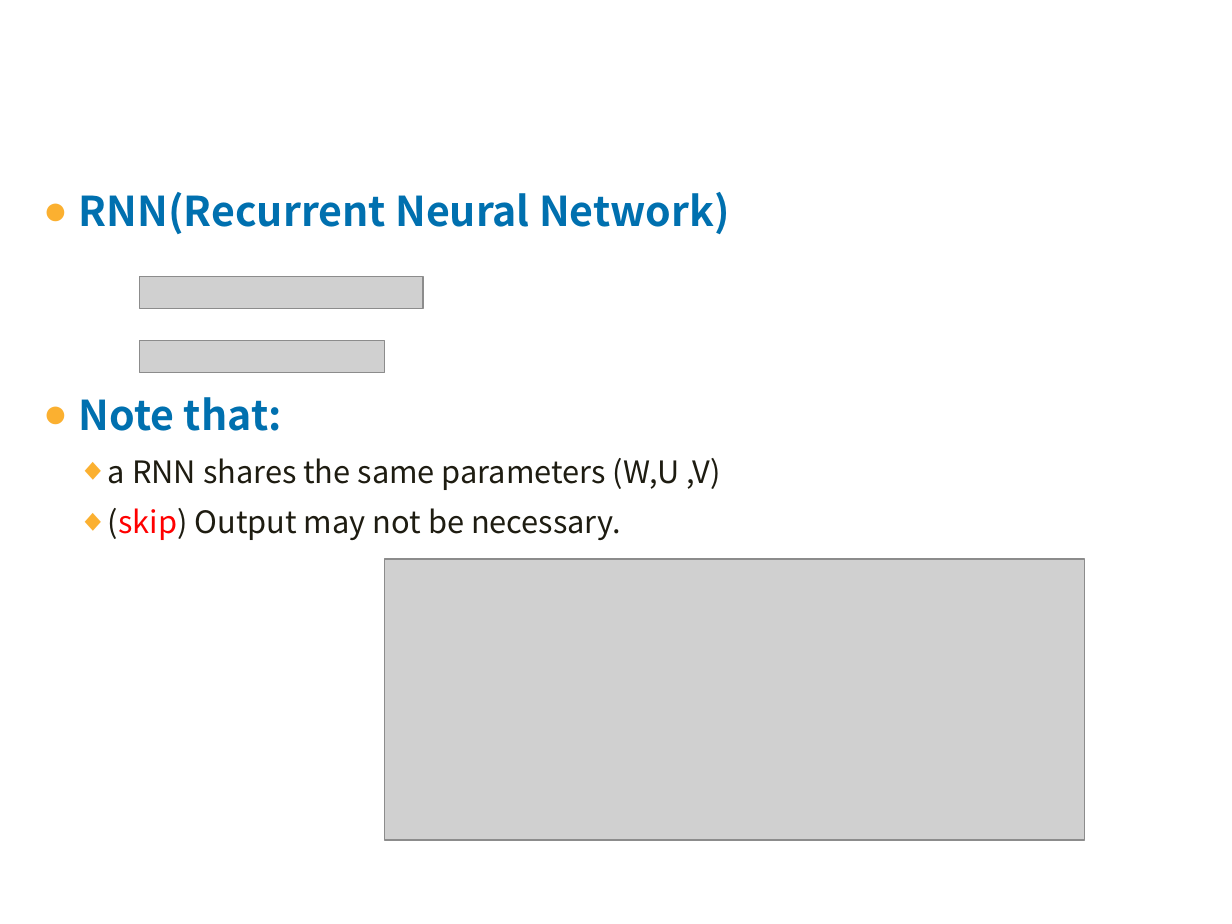
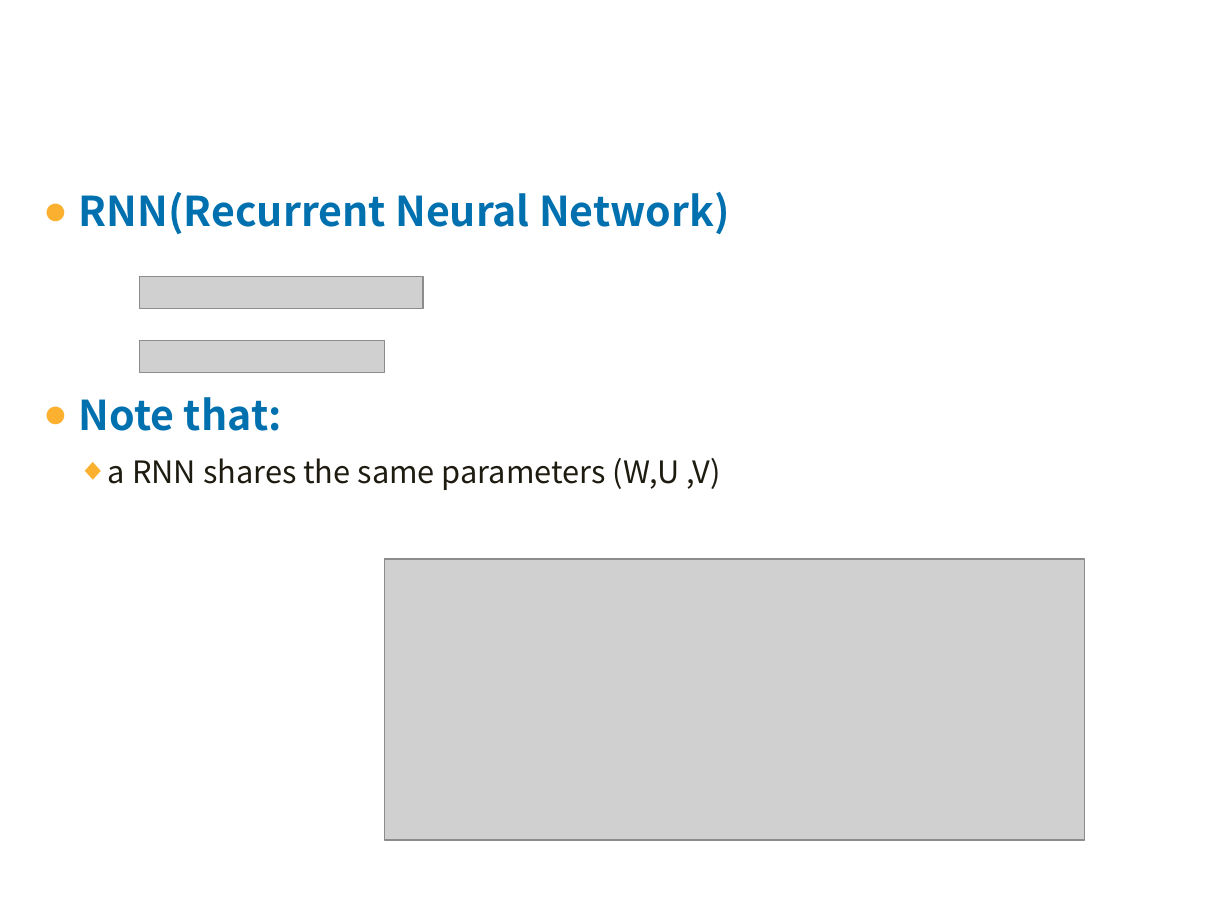
Before and after one commit to jxwb088047/RNN_BPTT_report, a slide deck: slide 6 of 林广和研一下学术ppt-2016-06-06.pptx (slide 5 before the commit). Drawn at 1232x924 pixels with LibreOffice and Linux fonts; fonts in the diff are those of the drawing; grey boxes stand for pictures; background and template pictures are left out. Boxes give left, top, right and bottom in pixels: in the first picture for what was removed or moved away, otherwise in the second. Text is boxed around its words. In the diff, an @@ line names an element or a change of style, - is before the commit and + after.

```diff
--- a/林广和研一下学术ppt-2016-06-06.pptx
+++ b/林广和研一下学术ppt-2016-06-06.pptx
@@ text at (x1=108, y1=508, x2=621, y2=540): paragraph removed @@
-  ◆ (skip) Output may not be necessary.
```
Also in this commit, not shown: 6 other slides changed, 15 slides added, 1 slide removed.
